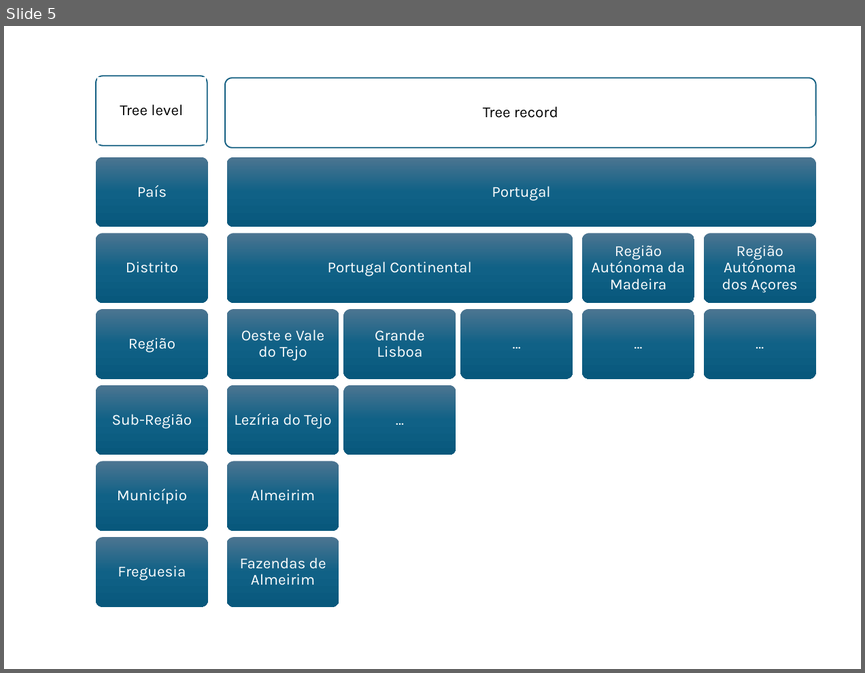
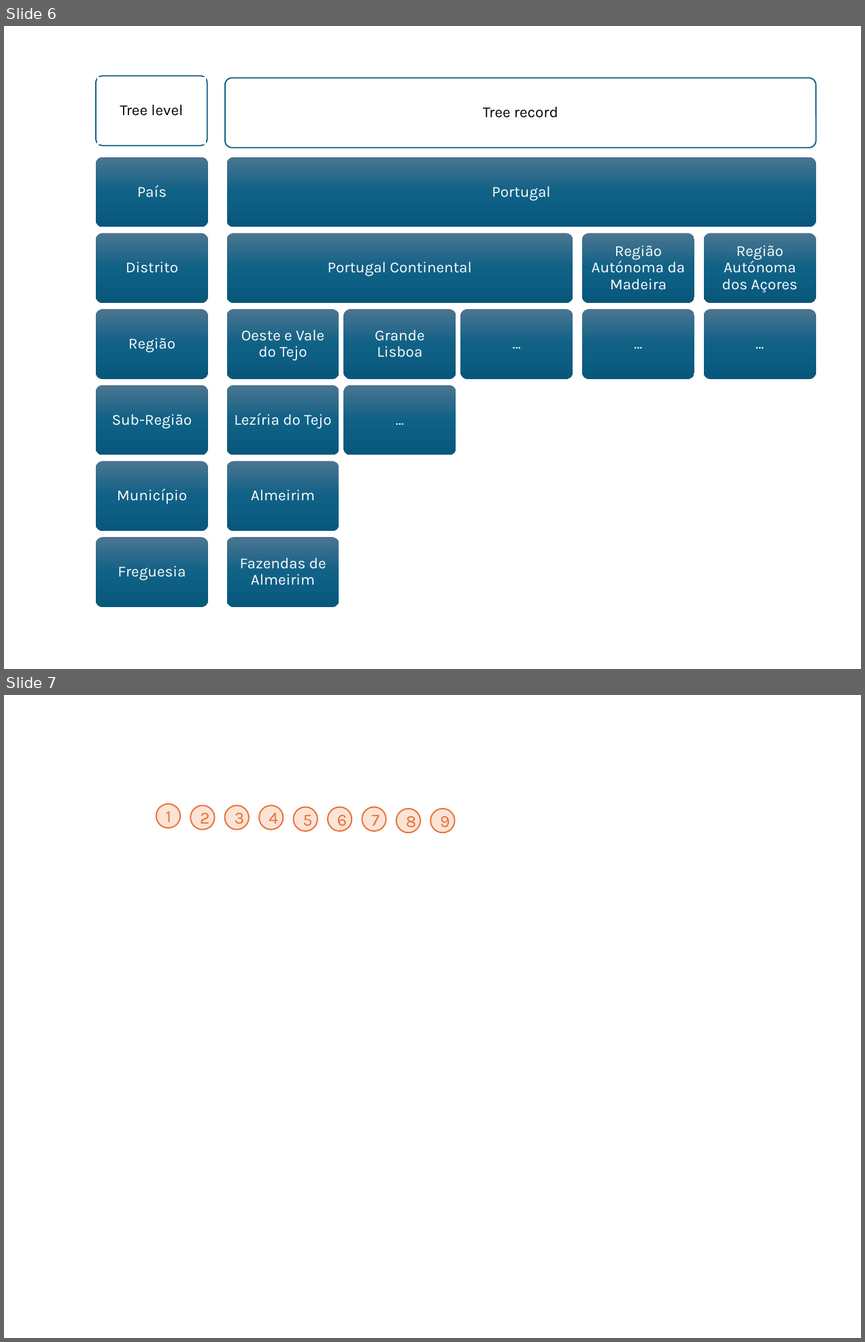
Before and after one commit to Dimas48263/PS_Project_2425, a slide deck: Entregas/06 Final Report/Cartaz v2.pptx. Shown one above the other, each under a label of ours: slide 5 before the commit, slides 6 and 7 after it. The pictures are 865x673 and 865x1342 pixels, drawn with LibreOffice and Linux fonts; fonts in the diff are those of the drawing. Boxes give left, top, right and bottom in pixels: in the first picture for what was removed or moved away, otherwise in the second. Text is boxed around its words. In the diff, an @@ line names an element or a change of style, - is before the commit and + after.

```diff
--- a/Entregas/06 Final Report/Cartaz v2.pptx
+++ b/Entregas/06 Final Report/Cartaz v2.pptx
@@ slide 7 added at [4, 695, 861, 1338], background #FFFFFF @@
@@ ellipse added at [156, 804, 180, 828], fill #FBE3D6, outline #E97132 1.5 pt, 20 pt, text #E97132 @@
+1
@@ ellipse added at [190, 805, 215, 829], fill #FBE3D6, outline #E97132 1.5 pt, 20 pt, text #E97132 @@
+2
@@ ellipse added at [225, 805, 249, 829], fill #FBE3D6, outline #E97132 1.5 pt, 20 pt, text #E97132 @@
+3
@@ ellipse added at [259, 805, 283, 829], fill #FBE3D6, outline #E97132 1.5 pt, 20 pt, text #E97132 @@
+4
@@ ellipse added at [294, 807, 317, 831], fill #FBE3D6, outline #E97132 1.5 pt, 20 pt, text #E97132 @@
+5
@@ ellipse added at [328, 807, 351, 831], fill #FBE3D6, outline #E97132 1.5 pt, 20 pt, text #E97132 @@
+6
@@ ellipse added at [362, 807, 386, 831], fill #FBE3D6, outline #E97132 1.5 pt, 20 pt, text #E97132 @@
+7
@@ ellipse added at [396, 808, 420, 832], fill #FBE3D6, outline #E97132 1.5 pt, 20 pt, text #E97132 @@
+8
@@ ellipse added at [430, 808, 454, 832], fill #FBE3D6, outline #E97132 1.5 pt, 20 pt, text #E97132 @@
+9
@@ what was slide 5 is now slide 6 @@
```
Also in this commit, not shown: 1 other slide added, 11 other files.
